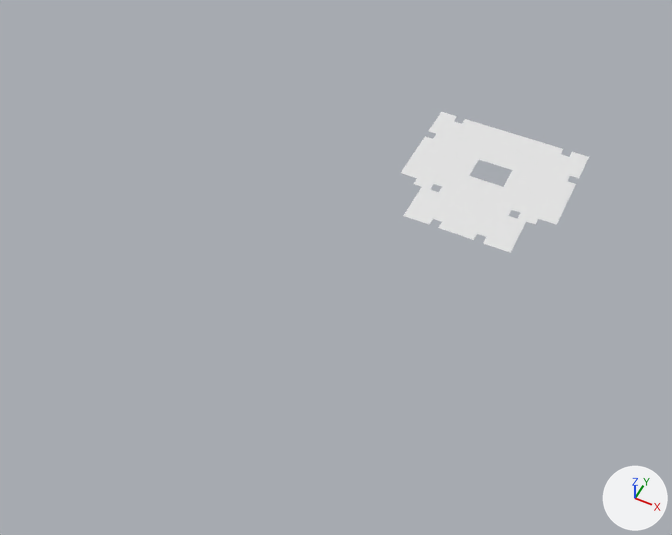
One commit to the Blender file Blender_Files/wip_2.blend: the scene before it, then after it.
Both versions are drawn from a 50 mm camera at (34.0, -62.1, 70.3) aimed at (7.0, -8.1, 2.8). Lighting does not change. The marker at lower right points along +X, +Y and +Z.

Before the edit, the objects in view are built like this:
```python
ob_chandellier = bpy.data.objects.new('chandellier', me_cube_058)
ob_chandellier.location = (0.19, -0.25, 0.0)
ob_chandellier_001 = bpy.data.objects.new('chandellier.001', me_cube_004)
ob_chandellier_001.location = (-8.63, -0.25, 0.0)
ob_chandellier_002 = bpy.data.objects.new('chandellier.002', me_cube_005)
ob_chandellier_002.location = (2.8, 6.0, 0.0)
ob_chandellier_003 = bpy.data.objects.new('chandellier.003', me_cube_006)
ob_chandellier_003.location = (-11.08, 5.62, 0.0)
ob_colonne1_001 = bpy.data.objects.new('colonne1.001', me_cube_102)
ob_colonne1_001.location = (4.0, 24.0, 0.5)
ob_colonne1_001.rotation_euler = (0.0, 0.0, 1.571)  # degrees (0, 0, 90)
ob_colonne1_001.scale = (-1.0, 1.0, 1.0)
ob_floor_pattern_001 = bpy.data.objects.new('floor_pattern.001', me_plane_007)
ob_floor_pattern_001.location = (4.75, 20.88, -1.49)
ob_rampe_002 = bpy.data.objects.new('rampe.002', me_cube_277)
ob_rampe_002.location = (1.44, 8.0, 0.0)
ob_tiles = bpy.data.objects.new('Tiles', me_plane_004)
ob_tiles.location = (15.0, 15.0, 4.0)
ob_wall_013 = bpy.data.objects.new('wall.013', me_cube_114)
ob_wall_013.location = (1.0, 37.0, 4.0)
```
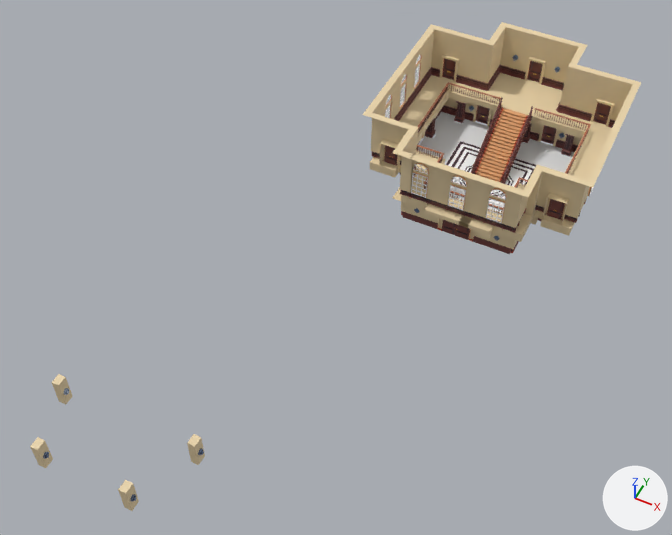
Patch to the scene script:
```diff
--- a/Blender_Files/wip_2.blend.py
+++ b/Blender_Files/wip_2.blend.py
@@ ob_floor_pattern_001 @@
 ob_floor_pattern_001.location = (4.75, 20.88, -1.49)
-ob_floor_pattern_001.hide_set(True)  # its collection is switched off
@@ ob_rampe_002 @@
 ob_rampe_002.location = (1.44, 8.0, 0.0)
-ob_rampe_002.hide_set(True)  # its collection is switched off
@@ ob_wall_013 @@
 ob_wall_013.location = (1.0, 37.0, 4.0)
-ob_wall_013.hide_set(True)  # its collection is switched off
@@ ob_colonne1_001 @@
 ob_colonne1_001.scale = (-1.0, 1.0, 1.0)
-ob_colonne1_001.hide_set(True)  # its collection is switched off
@@ ob_chandellier @@
 ob_chandellier.location = (0.19, -0.25, 0.0)
-ob_chandellier.hide_set(True)  # its collection is switched off
@@ ob_chandellier_001 @@
 ob_chandellier_001.location = (-8.63, -0.25, 0.0)
-ob_chandellier_001.hide_set(True)  # its collection is switched off
@@ ob_chandellier_002 @@
 ob_chandellier_002.location = (2.8, 6.0, 0.0)
-ob_chandellier_002.hide_set(True)  # its collection is switched off
@@ ob_chandellier_003 @@
 ob_chandellier_003.location = (-11.08, 5.62, 0.0)
-ob_chandellier_003.hide_set(True)  # its collection is switched off
```

Location of each change, [x1, y1, x2, y2] in pixels of the pictures (672 x 535 px):
'wall.013', shown (beige): after [367, 24, 639, 242]
'colonne1.001', shown: after [363, 22, 641, 254]
'rampe.002', shown (orange): after [471, 97, 533, 184]
'floor_pattern.001', shown: after [446, 141, 536, 213]
'chandellier.001', shown (beige): after [30, 208, 420, 468]
'chandellier', shown (beige): after [118, 236, 499, 511]
'chandellier.003', shown: after [52, 374, 73, 405]
'chandellier.002', shown: after [187, 434, 205, 465]
'Tiles', unchanged, covered by the edit: before [401, 112, 589, 253]; after [418, 112, 575, 173]
